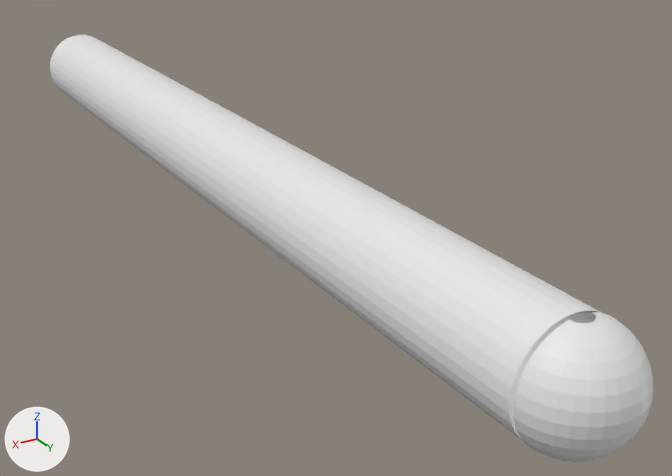
A saved change to the Blender file blender_models/TuberculosisBacteria.blend.
Before and after are seen from a 50 mm lens placed at (0.76, 1.71, 0.62), pointed at (-0.16, 0.18, -0.15). Every picture has the same lights, and +X, +Y and +Z are marked at lower left.
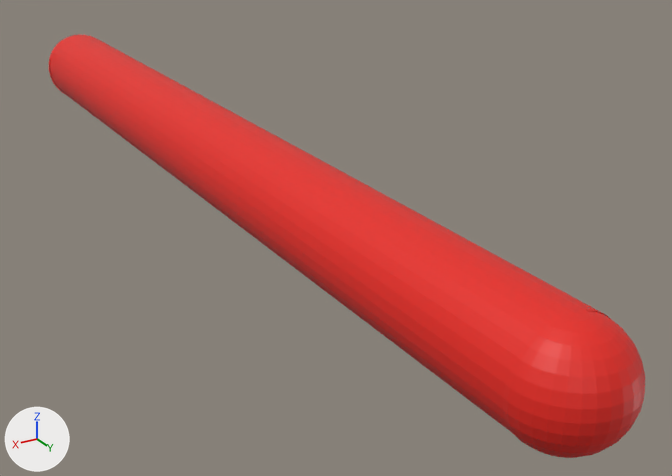
Patch to the scene script:
```diff
--- a/blender_models/TuberculosisBacteria.blend.py
+++ b/blender_models/TuberculosisBacteria.blend.py
@@ mat_tuberculosiscellwall @@
+mat_tuberculosiscellwall = principled_material('TuberculosisCellWall')
+mat_tuberculosiscellwall.base_color = (0.8, 0.019, 0.0109)  # red #e7261b
@@ me_cylinder_003 @@
 # used by ob_cylinder; location = (0.0, 0.0, 0.0); rotation_euler = (1.571, 0.0, 0.0), in degrees (90, 0, 0); scale = (0.0938, 0.0938, 0.0938)
-me_cylinder_003.from_pydata(...)  # 319 vertices, 256 faces; spans x -1.0..1.0, y -1.0..1.0, z -11.8..10.7
+me_cylinder_003.from_pydata(...)  # 748 vertices, 714 faces; spans x -0.1..0.1, y -0.1..2.5, z -0.1..0.1
+# me_cylinder_003 part 1: the loose piece of 64 vertices spanning x -1.0..1.0, y -1.0..1.0, z -10.7..10.7 is turned 90 degrees about the x axis through its middle and scaled by 0.111, then moved by (0.0, 1.2, 0.0), in mat_tuberculosiscellwall (red #e7261b)
+# me_cylinder_003 part 2: a new loose piece of 342 vertices spanning x -0.1..0.1, y -0.1..0.0, z -0.1..0.1, in mat_tuberculosiscellwall (red #e7261b)
+# me_cylinder_003 part 3: a new loose piece of 342 vertices spanning x -0.1..0.1, y 2.4..2.5, z -0.1..0.1, in mat_tuberculosiscellwall (red #e7261b)
+# me_cylinder_003 part 4: the loose piece of 255 vertices spanning x -1.0..1.0, y -1.0..1.0, z -11.8..-10.8 is deleted
+me_cylinder_003.materials.append(mat_tuberculosiscellwall)  # red #e7261b
@@ ob_cylinder @@
 ob_cylinder = bpy.data.objects.new('Cylinder', me_cylinder_003)
-ob_cylinder.location = (0.0, 0.0, 0.0)
-ob_cylinder.rotation_euler = (1.571, 0.0, 0.0)  # degrees (90, 0, 0)
-ob_cylinder.scale = (0.0938, 0.0938, 0.0938)
+ob_cylinder.location = (-0.002, -1.032, -0.002)
+ob_cylinder.scale = (0.844, 0.844, 0.844)
```

Location of each change, (x1, y1, x2, y2) in pixels of the pictures (672 x 476 px; the box of a moved part takes in the faces that stretch with it):
'Cylinder', reshaped, moved, rescaled, turned
    before: (50, 35, 653, 462)
    after: (49, 35, 645, 458)
part 1 of me_cylinder_003, moved or reshaped
    before: (50, 35, 602, 440)
    after: (50, 35, 612, 432)
part 2 of me_cylinder_003, added
    after: (49, 35, 76, 95)
part 3 of me_cylinder_003, added (red)
    after: (503, 311, 645, 458)
part 4 of me_cylinder_003, deleted
    before: (513, 312, 653, 462)
